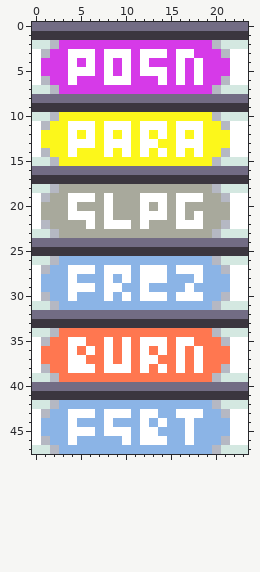
Pixel-art sprite, stored at graphics/battle_interface/status_alt.png. The picture above is the old version.
The file is 24x48 pixels.
The result:
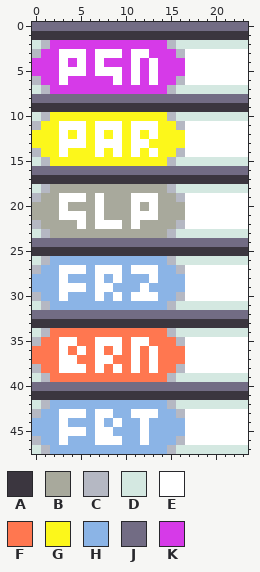
Palette (. is transparent): A #3b363f  B #a8a99c  C #b5b8c3  D #d4e8e1  E #ffffff  F #ff7750  G #fcf71b  H #8bb4e6  J #726c84  K #d63ae8
Changes in this commit:
Changed rows in their new state; - is an unchanged pixel.
first column x 0:
 2 -CK------------CDDDDD-
 3 CK-E--KE--KE-KK-C-EEEE
 4 K--EKEKEK-KEKE--KE-EEE
 5 K--E--KE-EKEK-K-KE-EEE
 6 CK-EK---K-KE-EK-CE-EEE
 7 -CK------------CDDDDD-
10 -CG------------CDDDDD-
11 CG-E--GE--GE--G-C--EEE
12 G--EGEGEGEGEGEG-GE-EEE
13 G--E--GE--GE-G--G--EEE
14 CG-EG--EGEGEGEG-CE-EEE
15 -CG------------CDDDDD-
18 -CB------------CDDDDD-
19 CB-E--BEB--E--B-C--EEE
20 B--EB--EB--EBEB-BEEEEE
21 B--E--BEB--E--B-BE-EEE
22 CB---EBE--BEB---C--EEE
23 -CB------------CDDDDD-
26 -CH------------CDDDDD-
27 CH-E--HE--HE--H-C--EEE
28 H--EH--EHEH-H-H--E-EEE
29 H--E--HE-H--------EEEE
30 CH-EH--EHEHE--H-C--EEE
31 -CH------------CDDDDD-
34 -CF------------CDDDDD-
35 CF-E-F-E-EFE-FF-C-EEEE
36 F--EFEFEFEFEFEF-FE-EEE
37 F--E-F-E--FEF---FE-EEE
38 CF-E--FEF-FEFEF-CE-EEE
39 -CF------------CDDDDD-
42 -CH------------CDDDDD-
43 CH-E--HE-HHE----C--EEE
44 H--EH--EHE----H---EEEE
45 H--E--HE-HH--H----EEEE
46 CH-EH--EEEH--HH-C-EEEE
47 -CH------------CDDDDD-
Where, in picture pixels (left, top, right, bottom), the same in both pictures:
changed: (32, 40, 230, 454)
